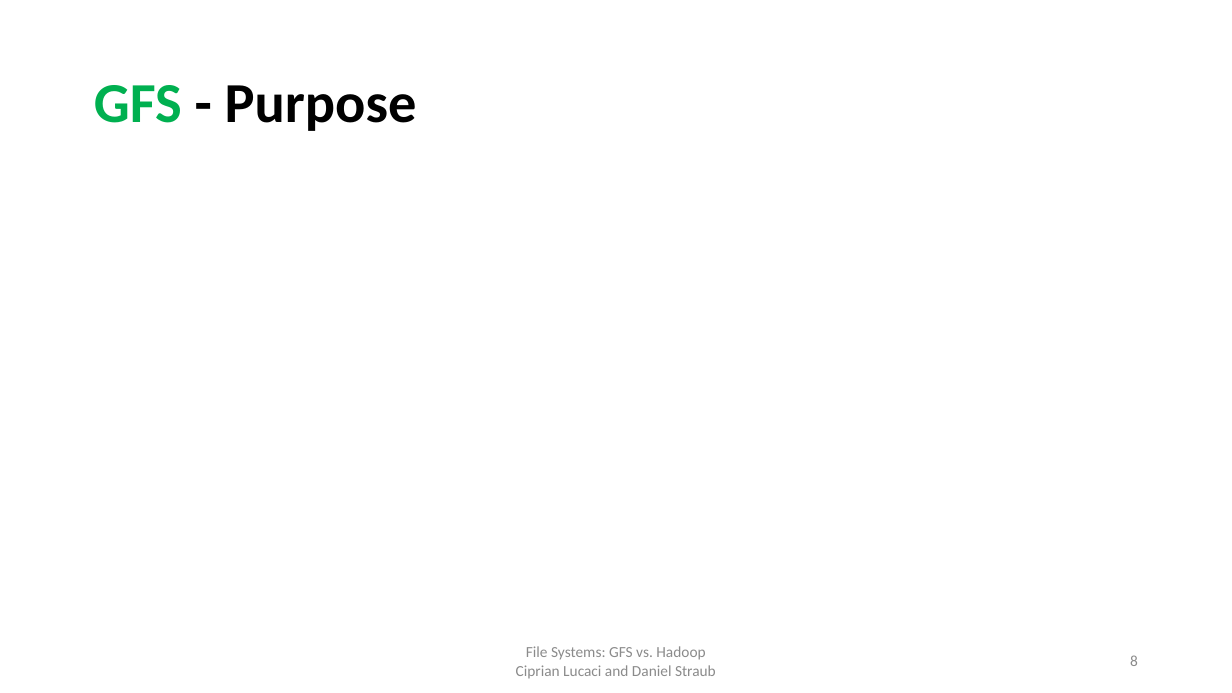
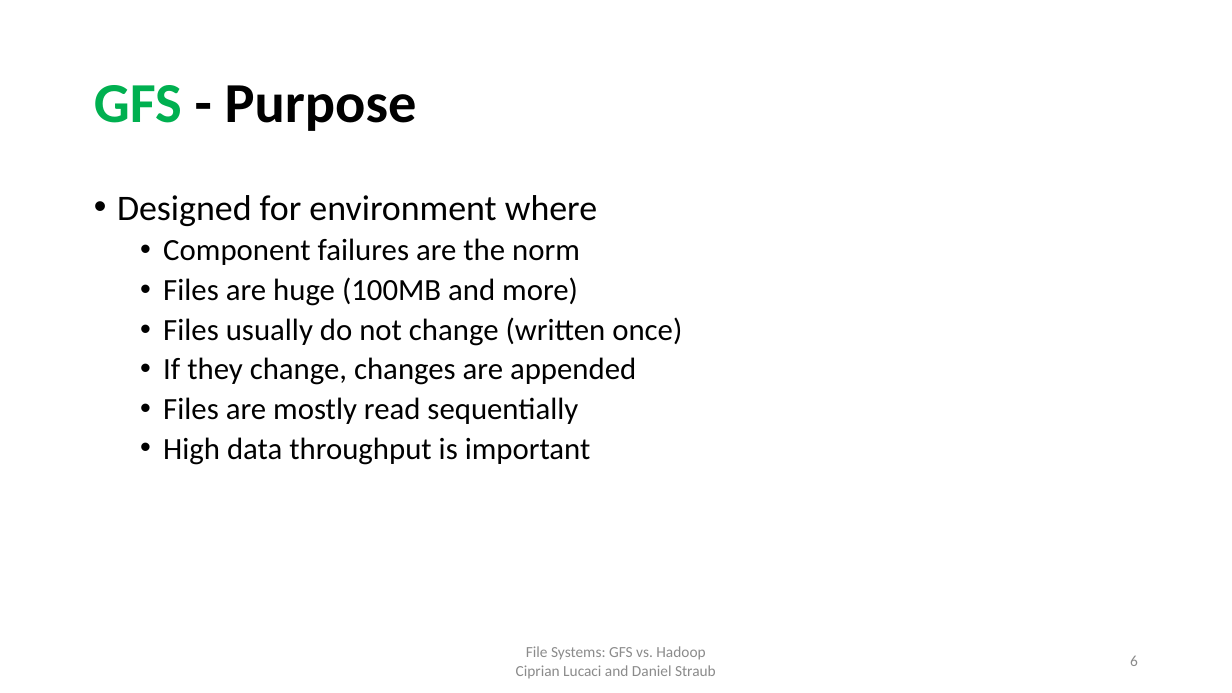
Before and after one commit to cipri7329/ss15-seminar, a slide deck: slide 6 of Presentation/DistributedFileSystems_Daniel.pptx (slide 8 before the commit). Drawn at 1232x693 pixels with LibreOffice and Linux fonts; fonts in the diff are those of the drawing; background and template pictures are left out. Boxes give left, top, right and bottom in pixels: in the first picture for what was removed or moved away, otherwise in the second. Text is boxed around its words. In the diff, an @@ line names an element or a change of style, - is before the commit and + after.

```diff
--- a/Presentation/DistributedFileSystems_Daniel.pptx
+++ b/Presentation/DistributedFileSystems_Daniel.pptx
@@ text added at bbox=[117, 195, 682, 465], 24 pt, text #000000 @@
+• Designed for environment where
+  • Component failures are the norm
+  • Files are huge (100MB and more)
+  • Files usually do not change (written once)
+  • If they change, changes are appended
+  • Files are mostly read sequentially
+  • High data throughput is important
@@ page number at bbox=[1130, 655, 1138, 666]: text changed @@
-8
+6
```
Also in this commit, not shown: 2 other slides changed, 1 other file.
